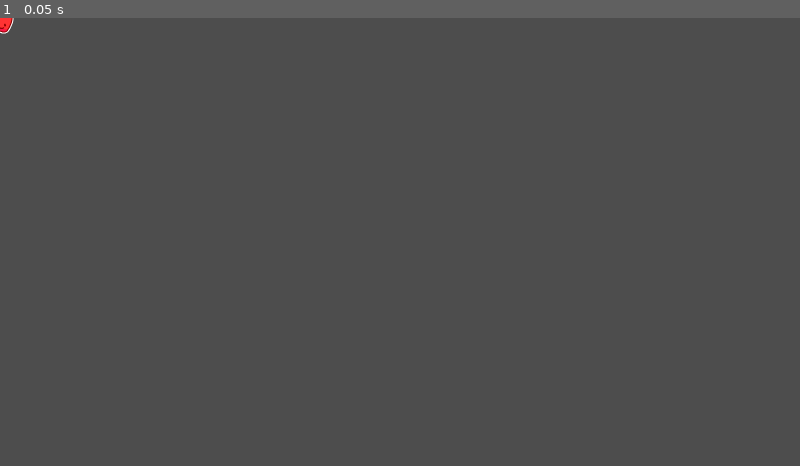
Above: before the commit, frame 1.
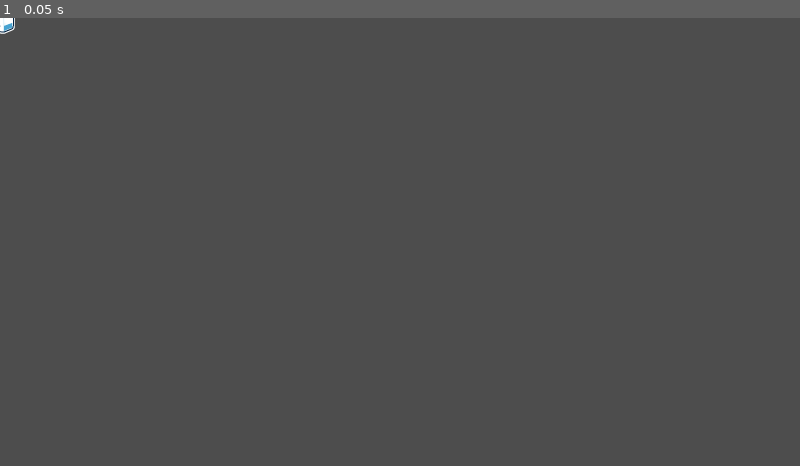
Above: after the commit, the same moment.

Repository: 3005iwkrtnk/Snake-game
Game: Godot game, scene res://Scenes/tail.tscn
The game is run twice, just before and just after one commit, with the same random seed, the same clock (stepped at 60 frames per second) and the same inputs. This scene is started directly instead of the project's main scene.
Inputs:
- Up to frame 1 (0.05 s): no input

The runs differ from the first frame. In frame 1, less than 0.1% of the frame differs, in the area x 0-2%, y 0-4%.

Commit message:
Working game logic

Diff:
--- /dev/null
+++ b/Scenes/Menus/game_over.tscn
@@ -0,0 +1,75 @@
+[gd_scene load_steps=2 format=3 uid="uid://4pp3rvyugw1"]
+
+[ext_resource type="Script" uid="uid://p2pnybt3xum7" path="res://Scripts/gameover.gd" id="1_od6xv"]
+
+[node name="GameOver" type="CanvasLayer"]
+process_mode = 3
+script = ExtResource("1_od6xv")
+
+[node name="Panel" type="Panel" parent="."]
+modulate = Color(1, 1, 1, 0.623529)
+anchors_preset = 15
+anchor_right = 1.0
+anchor_bottom = 1.0
+grow_horizontal = 2
+grow_vertical = 2
+
+[node name="HBoxContainer" type="HBoxContainer" parent="Panel"]
+layout_mode = 1
+anchors_preset = 15
+anchor_right = 1.0
+anchor_bottom = 1.0
+grow_horizontal = 2
+grow_vertical = 2
+alignment = 1
+
+[node name="VBoxContainer" type="VBoxContainer" parent="Panel/HBoxContainer"]
+layout_mode = 2
+alignment = 1
+
+[node name="Label" type="Label" parent="Panel/HBoxContainer/VBoxContainer"]
+layout_mode = 2
+theme_override_colors/font_shadow_color = Color(0, 0, 0, 1)
+theme_override_constants/line_spacing = 15
+theme_override_constants/paragraph_spacing = 15
+theme_override_constants/shadow_offset_y = 0
+theme_override_font_sizes/font_size = 72
+text = "GAME OVER!"
+
+[node name="ScoreLabel" type="Label" parent="Panel/HBoxContainer/VBoxContainer"]
+unique_name_in_owner = true
+layout_mode = 2
+theme_override_font_sizes/font_size = 30
+text = "Score: 0 "
+horizontal_alignment = 1
+
+[node name="HighScoreLabel" type="Label" parent="Panel/HBoxContainer/VBoxContainer"]
+unique_name_in_owner = true
+layout_mode = 2
+theme_override_colors/font_color = Color(0.996945, 6.23293e-06, 1.54018e-06, 1)
+text = "New High Score!"
+horizontal_alignment = 1
+
+[node name="MarginContainer" type="MarginContainer" parent="Panel/HBoxContainer/VBoxContainer"]
+layout_mode = 2
+
+[node name="GridContainer" type="GridContainer" parent="Panel/HBoxContainer/VBoxContainer/MarginContainer"]
+layout_mode = 2
+size_flags_horizontal = 4
+theme_override_constants/h_separation = 25
+columns = 2
+
+[node name="Restart" type="Button" parent="Panel/HBoxContainer/VBoxContainer/MarginContainer/GridContainer"]
+unique_name_in_owner = true
+custom_minimum_size = Vector2(150, 0)
+layout_mode = 2
+text = "Restart"
+
+[node name="Quit" type="Button" parent="Panel/HBoxContainer/VBoxContainer/MarginContainer/GridContainer"]
+unique_name_in_owner = true
+custom_minimum_size = Vector2(150, 0)
+layout_mode = 2
+text = "Quit"
+
+[connection signal="pressed" from="Panel/HBoxContainer/VBoxContainer/MarginContainer/GridContainer/Restart" to="." method="_on_restart_pressed"]
+[connection signal="pressed" from="Panel/HBoxContainer/VBoxContainer/MarginContainer/GridContainer/Quit" to="." method="_on_quit_pressed"]
--- a/Scenes/snake_game.tscn
+++ b/Scenes/snake_game.tscn
@@ -16,9 +16,11 @@
 tile_size = Vector2i(32, 32)
 sources/0 = SubResource("TileSetAtlasSource_jcscg")
 
-[sub_resource type="WorldBoundaryShape2D" id="WorldBoundaryShape2D_yhhbi"]
+[sub_resource type="WorldBoundaryShape2D" id="WorldBoundaryShape2D_7feqo"]
 normal = Vector2(1, 0)
-distance = 4.76837e-07
+
+[sub_resource type="WorldBoundaryShape2D" id="WorldBoundaryShape2D_fx0sc"]
+normal = Vector2(0, 1)
 
 [node name="SnakeGame" type="Node2D"]
 script = ExtResource("1_7ah0c")
@@ -26,7 +28,7 @@
 [node name="TileMap" type="TileMap" parent="."]
 tile_set = SubResource("TileSet_yhhbi")
 format = 2
-layer_0/tile_data = PackedInt32Array(0, 0, 0, 65536, 0, 0, 1 …(4700 unchanged characters)… 720920, 0, 0, 786456, 0, 0, 851992, 0, 0)
+layer_0/tile_data = PackedInt32Array(0, 0, 0, 65536, 0, 0, 1 …(4700 unchanged characters)… 720920, 0, 0, 786456, 0, 0, 851992, 0, 0, 65535, 0, 0, 131071, 0, 0, 196607, 0, 0, 262143, 0, 0, 327679, 0, 0, 393215, 0, 0, 458751, 0, 0, 524287, 0, 0, 589823, 0, 0, 655359, 0, 0, 720895, 0, 0, 786431, 0, 0, 851967, 0, 0, 917503, 0, 0, 983039, 0, 0, 917504, 0, 0, 917505, 0, 0, 917506, 0, 0, 917507, 0, 0, 917508, 0, 0, 917509, 0, 0, 917510, 0, 0, 917511, 0, 0, 917512, 0, 0, 917513, 0, 0, 917514, 0, 0, 917515, 0, 0, 917516, 0, 0, 917517, 0, 0, 917518, 0, 0, 917519, 0, 0, 917520, 0, 0, 917521, 0, 0, 917522, 0, 0, 917523, 0, 0, 917524, 0, 0, 917525, 0, 0, 917526, 0, 0, 917527, 0, 0, 917528, 0, 0, 25, 0, 0, 65561, 0, 0, 131097, 0, 0, 196633, 0, 0, 262169, 0, 0, 327705, 0, 0, 393241, 0, 0, 458777, 0, 0, 524313, 0, 0, 589849, 0, 0, 655385, 0, 0, 720921, 0, 0, 786457, 0, 0, 851993, 0, 0, 917529, 0, 0)
 
 [node name="Head" parent="." instance=ExtResource("2_68efj")]
 unique_name_in_owner = true
@@ -46,7 +48,11 @@
 position = Vector2(0, 448)
 
 [node name="CollisionShape2D" type="CollisionShape2D" parent="Bounds/Killzone"]
-shape = SubResource("WorldBoundaryShape2D_yhhbi")
+shape = SubResource("WorldBoundaryShape2D_7feqo")
+
+[node name="CollisionShape2D2" type="CollisionShape2D" parent="Bounds/Killzone"]
+position = Vector2(480, -448)
+shape = SubResource("WorldBoundaryShape2D_fx0sc")
 
 [node name="Spawner" type="Node2D" parent="." node_paths=PackedStringArray("bounds")]
 script = ExtResource("6_7feqo")
--- a/Scenes/tail.tscn
+++ b/Scenes/tail.tscn
@@ -1,12 +1,18 @@
-[gd_scene load_steps=4 format=3 uid="uid://do7rk2wxtq254"]
+[gd_scene load_steps=9 format=3 uid="uid://do7rk2wxtq254"]
 
 [ext_resource type="Script" uid="uid://2s5gvahgbfg0" path="res://Scripts/tailscript.gd" id="1_jbcg2"]
 [ext_resource type="Texture2D" uid="uid://pemdm7pm1wo1" path="res://Sprites/apple.png" id="2_2skvh"]
+[ext_resource type="Texture2D" uid="uid://d1wjxng44batm" path="res://Sprites/bread.png" id="3_f63sj"]
+[ext_resource type="Texture2D" uid="uid://d2ni8qg3sofkp" path="res://Sprites/broccoli.png" id="4_8mcpq"]
+[ext_resource type="Texture2D" uid="uid://b1jk8a37wuu2d" path="res://Sprites/coconut.png" id="5_n3ldv"]
+[ext_resource type="Texture2D" uid="uid://bbiccsfjfdx68" path="res://Sprites/milk.png" id="6_oxhih"]
+[ext_resource type="Texture2D" uid="uid://d7q03d1e4n1y" path="res://Sprites/orange.png" id="7_3qq7g"]
 
 [sub_resource type="CircleShape2D" id="CircleShape2D_mf3a1"]
 
 [node name="Tail" type="Area2D"]
 script = ExtResource("1_jbcg2")
+textures = Array[Texture]([ExtResource("2_2skvh"), ExtResource("3_f63sj"), ExtResource("4_8mcpq"), ExtResource("5_n3ldv"), ExtResource("6_oxhih"), ExtResource("7_3qq7g")])
 metadata/_custom_type_script = "uid://w7rkcuiic3je"
 
 [node name="Sprite2D" type="Sprite2D" parent="."]
--- a/Scripts/Head.gd
+++ b/Scripts/Head.gd
@@ -1,8 +1,12 @@
 class_name Head extends Snake_part
 
 signal food_eaten
+signal collided_with_tail
+
 
 func _on_area_entered(area: Area2D) -> void:
 	if area.is_in_group('food'):
 		food_eaten.emit()
 		area.call_deferred('queue_free')
+	else:
+		collided_with_tail.emit()
--- a/Scripts/Snakegame.gd
+++ b/Scripts/Snakegame.gd
@@ -5,18 +5,19 @@
 @onready var spawner: Spawner = $Spawner as Spawner
 @onready var bounds: Bounds = $Bounds
 
-
-
+const gameover_scene:PackedScene = preload("res://Scenes/Menus/game_over.tscn")
+var gameover_menu: GameOver
 
 var move_time = 1000
 var last_move = 0
 var move_dir:Vector2 = Vector2.LEFT
 var speed = 5000
 var snake_parts:Array[Snake_part] = []
-
+var score:int = 0
 
 func _ready() -> void:
 	Head.food_eaten.connect(_on_food_eaten)
+	Head.collided_with_tail.connect(_on_tail_collided)
 	spawner.tail_added.connect(_on_tail_added)
 	spawner.spawn_food()
 	snake_parts.push_back(Head)
@@ -53,7 +54,17 @@
 	print('food eaten')
 	# add tail
 	spawner.call_deferred('spawn_tail' ,snake_parts[snake_parts.size()-1].last_position)
+	# update score
+	score += 1
 
 
 func _on_tail_added(tail:Tail):
 	snake_parts.push_back(tail)
+
+
+func _on_tail_collided():
+	if not gameover_menu:
+		gameover_menu = gameover_scene.instantiate() as GameOver
+		add_child(gameover_menu)
+		gameover_menu.set_score(score)
+		get_tree().paused = true
--- /dev/null
+++ b/Scripts/gameover.gd
@@ -0,0 +1,20 @@
+class_name GameOver extends CanvasLayer
+
+
+@onready var score: Label = %ScoreLabel
+@onready var high_score: Label = %HighScoreLabel
+@onready var restart: Button = %Restart
+@onready var quit: Button = %Quit
+
+
+func set_score(n:int):
+	score.text = 'Final score: ' + str(n)
+	# todo - high score logic and saving
+
+func _on_restart_pressed() -> void:
+	get_tree().paused = false
+	get_tree().reload_current_scene()
+
+
+func _on_quit_pressed() -> void:
+	get_tree().quit()
--- a/Scripts/tailscript.gd
+++ b/Scripts/tailscript.gd
@@ -1 +1,8 @@
 class_name Tail extends Snake_part
+
+
+@export var textures:Array[Texture]
+@onready var sprite_2d: Sprite2D = $Sprite2D
+
+func _ready():
+	sprite_2d.texture = textures.pick_random()
--- a/killzone.gd
+++ b/killzone.gd
@@ -1,4 +1,8 @@
 extends Area2D
+
+
+
+
 
 
 func _on_body_entered(body: Node2D) -> void:
Not shown: 1 places in Scenes/snake_game.tscn that only renumber resources
Not shown, added: Scripts/gameover.gd.uid
